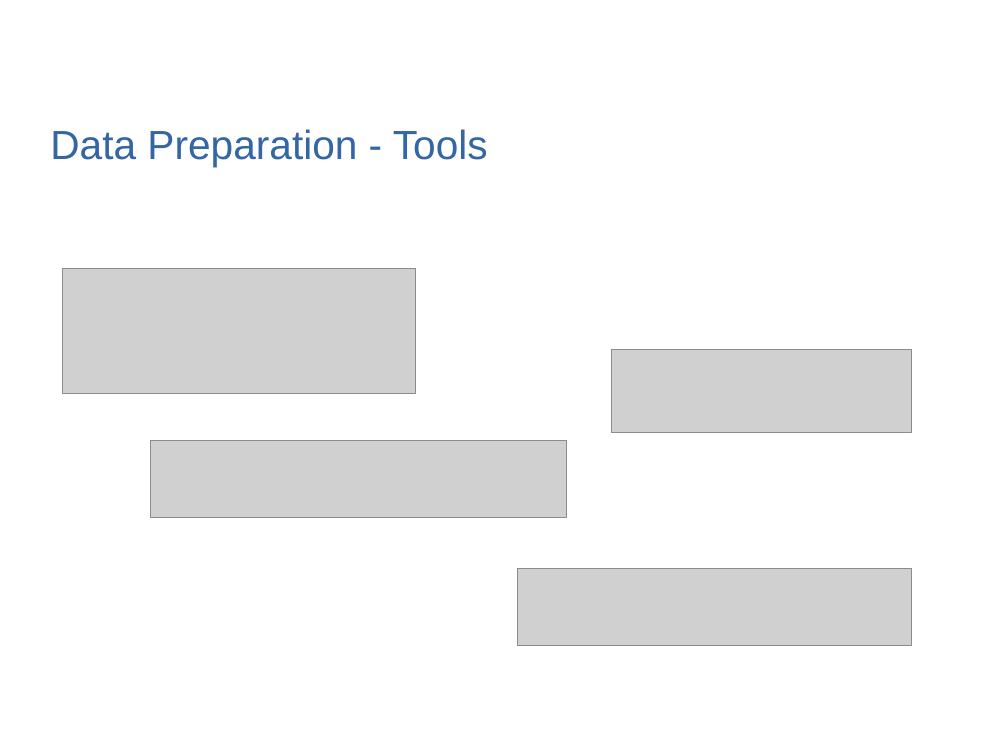
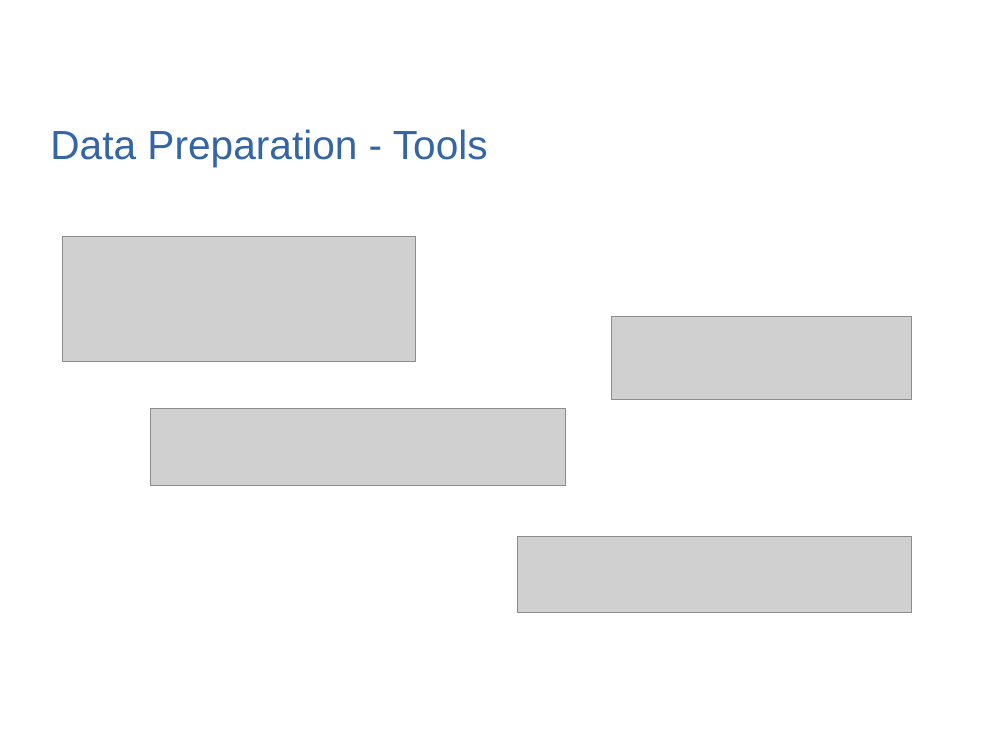
Before and after one commit to quickheaven/scs-3251-statistics-for-data-science, a slide deck: slide 5 of documents/Spam Email Classification - Arjie Cristobal.pptx. Drawn at 1008x756 pixels with LibreOffice and Linux fonts; fonts in the diff are those of the drawing; grey boxes stand for pictures; background and template pictures are left out. Boxes give left, top, right and bottom in pixels: in the first picture for what was removed or moved away, otherwise in the second. Text is boxed around its words. In the diff, an @@ line names an element or a change of style, - is before the commit and + after.

```diff
--- a/documents/Spam Email Classification - Arjie Cristobal.pptx
+++ b/documents/Spam Email Classification - Arjie Cristobal.pptx
@@ 3 pictures: place and size @@
-3 pictures at (62, 269, 912, 646)
+3 pictures at (62, 236, 912, 613)
@@ picture: place and size @@
-picture at (151, 441, 567, 518)
+picture at (151, 409, 566, 486)
```
Also in this commit, not shown: 7 other slides changed.
